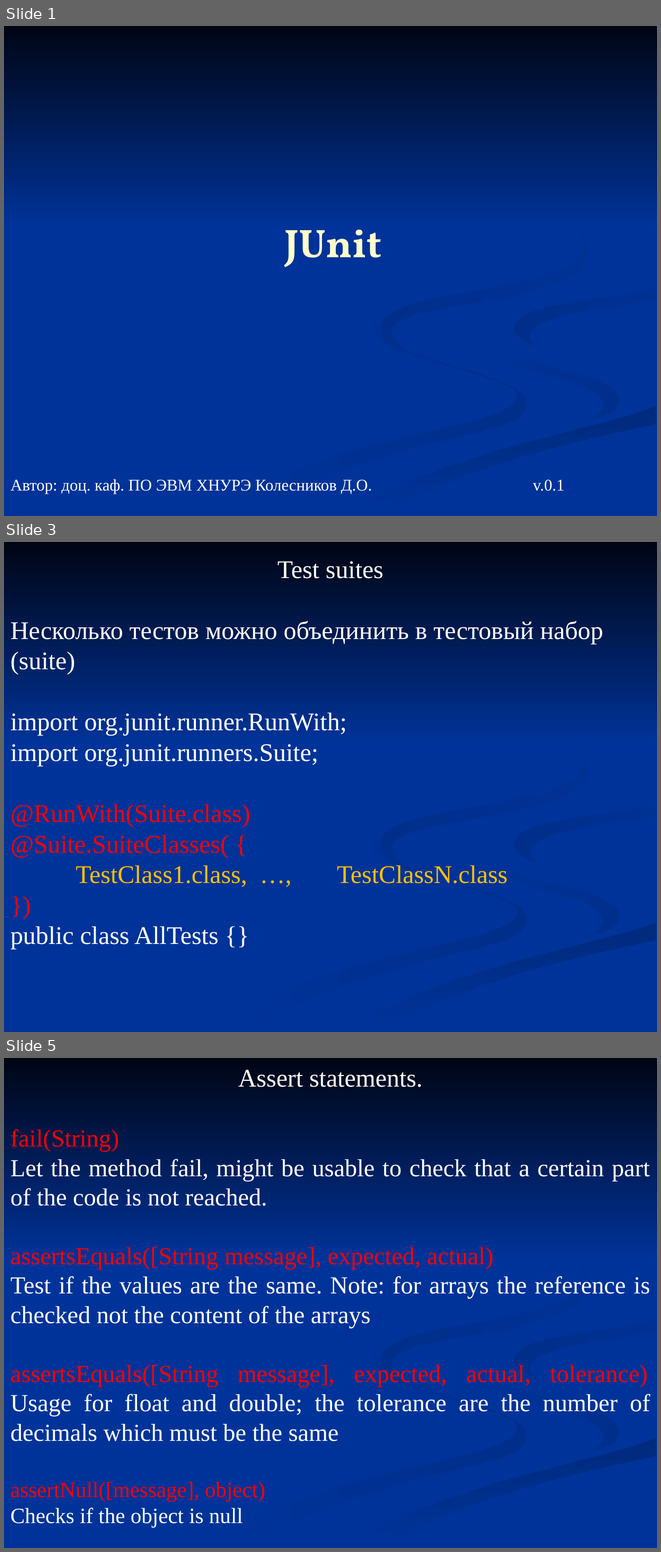
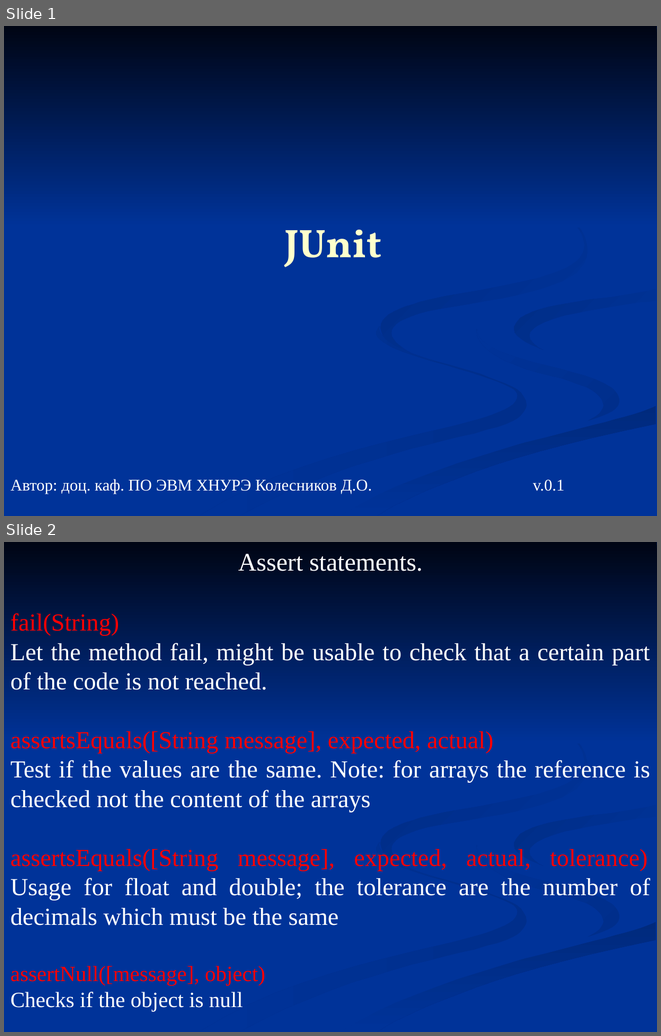
Before and after one commit to kostakoida/PrPrLab, a slide deck: PotomkinKostiantyn/06_junit.ppt. Shown one above the other, each under a label of ours: slides 1, 3 and 5 before the commit, slides 1 and 2 after it; the slides between them are not shown. The pictures are 661x1552 and 661x1036 pixels, drawn with LibreOffice and Linux fonts; fonts in the diff are those of the drawing. Boxes give left, top, right and bottom in pixels: in the first picture for what was removed or moved away, otherwise in the second. Text is boxed around its words. In the diff, an @@ line names an element or a change of style, - is before the commit and + after.

```diff
--- a/PotomkinKostiantyn/06_junit.ppt
+++ b/PotomkinKostiantyn/06_junit.ppt
@@ slide 3 removed at (4,542,657,1032), background #003399; not listed: 7 template elements that a slide beside it also shows @@
@@ text removed at (10,561,603,949) @@
-Test suites
-Несколько тестов можно объединить в тестовый набор (suite)
-import org.junit.runner.RunWith;
-import org.junit.runners.Suite;
-@RunWith(Suite.class)
-@Suite.SuiteClasses( {
-TestClass1.class, …, TestClassN.class
-})
-public class AllTests {}
@@ what was slide 5 is now slide 2 @@
```
Also in this commit, not shown: 2 other slides removed.
